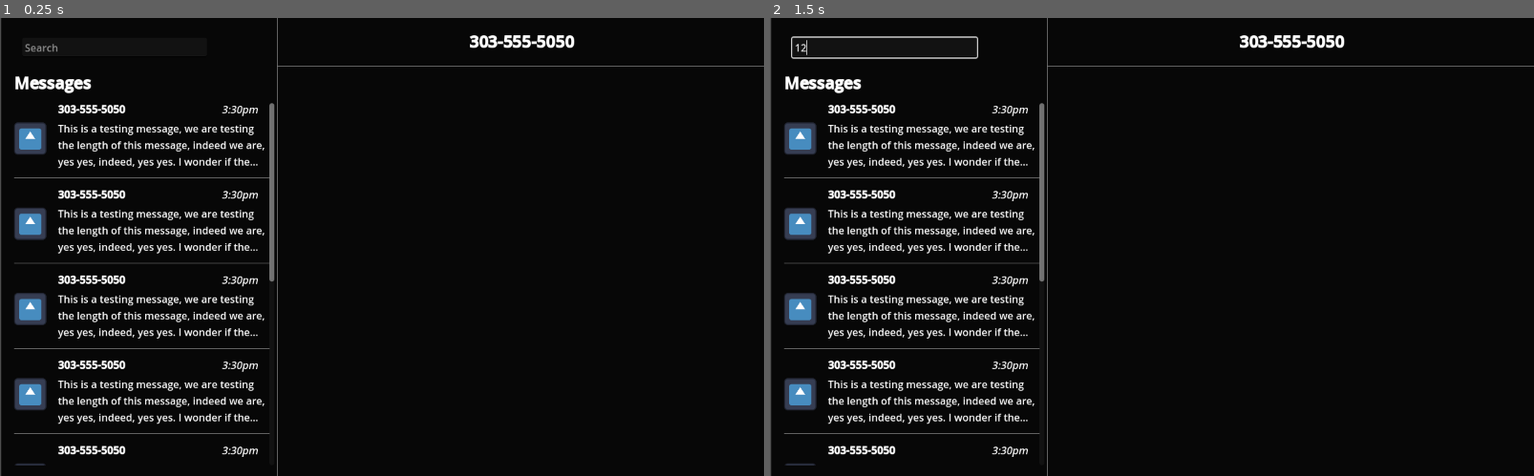
Above: before the commit, frames 1-2 (left to right).
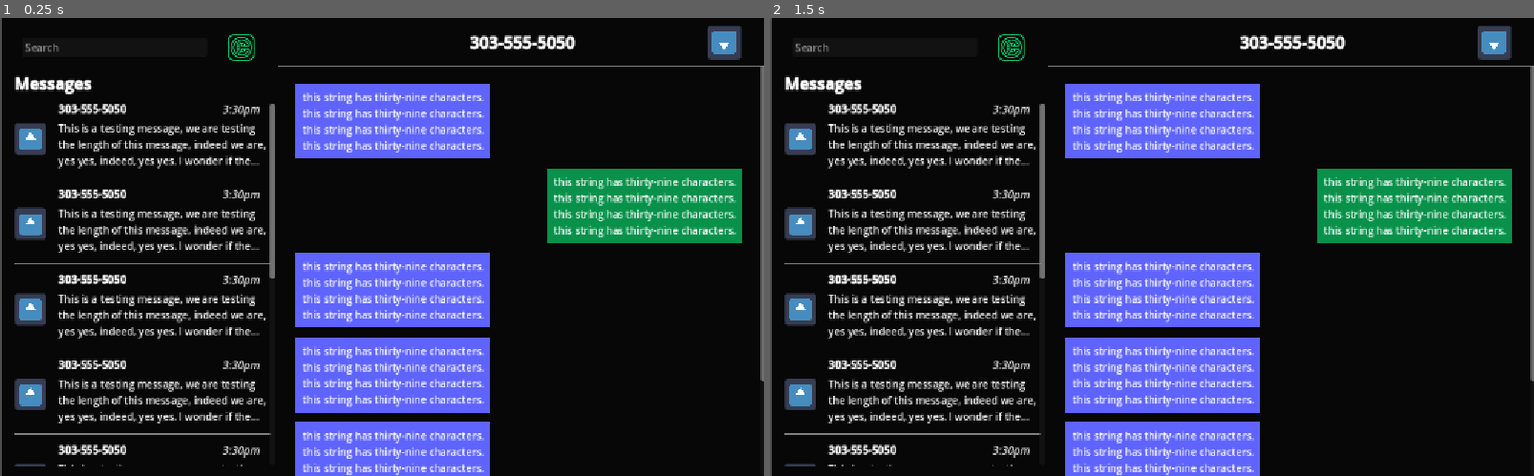
Above: after the commit, the same moments.

Repository: cyschneck/new-phone-who-dis
Game: Godot game, scene res://scenes/main.tscn
The game is run twice, just before and just after one commit, with the same random seed, the same clock (stepped at 60 frames per second) and the same inputs. The engine's default icon, where the game draws it, is replaced by a stand-in: a white triangle on a blue panel in a dark square.
Inputs (mouse positions are in pixels of both pictures, inside the frame that each line leads up to):
- Up to frame 1 (0.25 s): no input
- Up to frame 2 (1.5 s): click (884, 45) at 0.52 s; type "12" at 0.6 s; click (1014, 45) at 1.27 s

The runs differ from the first frame. In frame 1, 27% of the frame differs, in the area x 0-100%, y 0-100%; in frame 2, 27%.

Commit message:
setup texting field

Diff:
--- /dev/null
+++ b/new-phone-who-dis/data/base_messages.json
@@ -0,0 +1,20 @@
+{
+  "contact 1": {
+	"contact_name": "Honeylick",
+	"number": "303-123-4567",
+	"messages": {
+	  "base_message1": "this is a test from contact 1",
+	  "base_message2": "this is the second message2-1",
+	  "base_messsage3": "this is the third message3-1"
+	}
+  },
+  "contact 2": {
+	"contact_name": "Loudermilk",
+	"number": "303-891-0123",
+	"messages": {
+	  "base_message1": "this is a much longer test from another contact, specifically, from contact 2",
+	  "base_message2": "this is the second message2-2",
+	  "base_messsage3": "this is the third message3-2"
+	}
+  }
+}
--- a/new-phone-who-dis/project.godot
+++ b/new-phone-who-dis/project.godot
@@ -19,7 +19,8 @@
 
 window/size/viewport_width=1200
 window/size/viewport_height=720
-window/stretch/mode="viewport"
+window/stretch/mode="canvas_items"
+window/stretch/aspect="expand"
 
 [rendering]
 
--- /dev/null
+++ b/new-phone-who-dis/scenes/green_text.tscn
@@ -0,0 +1,13 @@
+[gd_scene load_steps=2 format=3 uid="uid://dnd2uyg2ruxms"]
+
+[ext_resource type="PackedScene" uid="uid://dfyv37tioa6mf" path="res://scenes/purple_text.tscn" id="1_6wxsr"]
+
+[node name="ContactText" instance=ExtResource("1_6wxsr")]
+size_flags_horizontal = 8
+horizontal_alignment = 2
+
+[node name="Purple" parent="MarginContainer" index="0"]
+visible = false
+
+[node name="Green" parent="MarginContainer" index="1"]
+visible = true
--- a/new-phone-who-dis/scenes/main.tscn
+++ b/new-phone-who-dis/scenes/main.tscn
@@ -1,6 +1,10 @@
-[gd_scene load_steps=3 format=3 uid="uid://d4fcn2e8yiomf"]
-
+[gd_scene load_steps=7 format=3 uid="uid://d4fcn2e8yiomf"]
+
+[ext_resource type="Texture2D" uid="uid://b4hrwgkmvlmdj" path="res://images/icons8-settings-50-0CCE6B.png" id="1_0wfyh"]
 [ext_resource type="PackedScene" uid="uid://cmb6w2h80yo6f" path="res://scenes/message_with_contact.tscn" id="1_ig7tw"]
+[ext_resource type="Texture2D" uid="uid://dlvsclu2wa70u" path="res://images/icon.svg" id="3_sugp2"]
+[ext_resource type="PackedScene" uid="uid://dfyv37tioa6mf" path="res://scenes/purple_text.tscn" id="4_tbgi4"]
+[ext_resource type="PackedScene" uid="uid://dnd2uyg2ruxms" path="res://scenes/green_text.tscn" id="5_tefeu"]
 
 [sub_resource type="ImageTexture" id="ImageTexture_ig7tw"]
 
@@ -21,16 +25,33 @@
 color = Color(0.0278246, 0.0278245, 0.0278245, 1)
 
 [node name="SearchBar" type="LineEdit" parent="BackgroundColor"]
-custom_minimum_size = Vector2(290, 31)
+custom_minimum_size = Vector2(0, 31)
 layout_mode = 0
 offset_left = 33.0
 offset_top = 31.0
-offset_right = 322.0
+offset_right = 323.0
 offset_bottom = 62.0
 placeholder_text = "Search"
 right_icon = SubResource("ImageTexture_ig7tw")
 
-[node name="MessagesLabel" type="RichTextLabel" parent="BackgroundColor"]
+[node name="SettingsButton" type="TextureButton" parent="BackgroundColor"]
+custom_minimum_size = Vector2(50, 50)
+layout_mode = 0
+offset_left = 351.0
+offset_top = 21.0
+offset_right = 401.0
+offset_bottom = 71.0
+texture_normal = ExtResource("1_0wfyh")
+
+[node name="ContactMessageLeft" type="Control" parent="BackgroundColor"]
+layout_mode = 1
+anchor_right = 0.36
+anchor_bottom = 1.0
+offset_right = -3.05176e-05
+grow_vertical = 2
+metadata/_edit_use_anchors_ = true
+
+[node name="MessagesLabel" type="RichTextLabel" parent="BackgroundColor/ContactMessageLeft"]
 layout_mode = 1
 offset_left = 20.0
 offset_top = 85.0
@@ -40,30 +61,7 @@
 bbcode_enabled = true
 text = "[b]Messages[/b]"
 
-[node name="HSeparator" type="HSeparator" parent="BackgroundColor"]
-layout_mode = 1
-anchors_preset = -1
-anchor_left = 0.361667
-anchor_top = 0.1
-anchor_right = 1.0
-anchor_bottom = 0.105556
-offset_bottom = 3.59445
-grow_horizontal = 2
-grow_vertical = 2
-metadata/_edit_use_anchors_ = true
-
-[node name="VSeparator" type="VSeparator" parent="BackgroundColor"]
-layout_mode = 1
-anchors_preset = 13
-anchor_left = 0.5
-anchor_right = 0.5
-anchor_bottom = 1.0
-offset_left = -169.0
-offset_right = -165.0
-grow_horizontal = 2
-grow_vertical = 2
-
-[node name="MessageScrollContainer" type="ScrollContainer" parent="BackgroundColor"]
+[node name="ContactMessageScrollContainer" type="ScrollContainer" parent="BackgroundColor/ContactMessageLeft"]
 custom_minimum_size = Vector2(330, 500)
 layout_mode = 0
 offset_left = 20.0
@@ -71,78 +69,211 @@
 offset_right = 429.0
 offset_bottom = 703.0
 
-[node name="Messages" type="VBoxContainer" parent="BackgroundColor/MessageScrollContainer"]
+[node name="Messages" type="VBoxContainer" parent="BackgroundColor/ContactMessageLeft/ContactMessageScrollContainer"]
 layout_mode = 2
 size_flags_horizontal = 3
 theme_override_constants/separation = 15
 
-[node name="MessageWithContact" parent="BackgroundColor/MessageScrollContainer/Messages" instance=ExtResource("1_ig7tw")]
-layout_mode = 2
-
-[node name="HSeparator" type="HSeparator" parent="BackgroundColor/MessageScrollContainer/Messages"]
-layout_mode = 2
-
-[node name="MessageWithContact2" parent="BackgroundColor/MessageScrollContainer/Messages" instance=ExtResource("1_ig7tw")]
-layout_mode = 2
-
-[node name="HSeparator2" type="HSeparator" parent="BackgroundColor/MessageScrollContainer/Messages"]
-layout_mode = 2
-
-[node name="MessageWithContact3" parent="BackgroundColor/MessageScrollContainer/Messages" instance=ExtResource("1_ig7tw")]
-layout_mode = 2
-
-[node name="HSeparator3" type="HSeparator" parent="BackgroundColor/MessageScrollContainer/Messages"]
-layout_mode = 2
-
-[node name="MessageWithContact4" parent="BackgroundColor/MessageScrollContainer/Messages" instance=ExtResource("1_ig7tw")]
-layout_mode = 2
-
-[node name="HSeparator4" type="HSeparator" parent="BackgroundColor/MessageScrollContainer/Messages"]
-layout_mode = 2
-
-[node name="MessageWithContact5" parent="BackgroundColor/MessageScrollContainer/Messages" instance=ExtResource("1_ig7tw")]
-layout_mode = 2
-
-[node name="HSeparator5" type="HSeparator" parent="BackgroundColor/MessageScrollContainer/Messages"]
-layout_mode = 2
-
-[node name="MessageWithContact6" parent="BackgroundColor/MessageScrollContainer/Messages" instance=ExtResource("1_ig7tw")]
-layout_mode = 2
-
-[node name="HSeparator6" type="HSeparator" parent="BackgroundColor/MessageScrollContainer/Messages"]
-layout_mode = 2
-
-[node name="MessageWithContact7" parent="BackgroundColor/MessageScrollContainer/Messages" instance=ExtResource("1_ig7tw")]
-layout_mode = 2
-
-[node name="HSeparator7" type="HSeparator" parent="BackgroundColor/MessageScrollContainer/Messages"]
-layout_mode = 2
-
-[node name="MessageWithContact8" parent="BackgroundColor/MessageScrollContainer/Messages" instance=ExtResource("1_ig7tw")]
-layout_mode = 2
-
-[node name="HSeparator8" type="HSeparator" parent="BackgroundColor/MessageScrollContainer/Messages"]
-layout_mode = 2
-
-[node name="MessageWithContact9" parent="BackgroundColor/MessageScrollContainer/Messages" instance=ExtResource("1_ig7tw")]
-layout_mode = 2
-
-[node name="Header" type="Control" parent="."]
-anchors_preset = 0
-offset_left = 435.0
-offset_top = 1.0
-offset_right = 1199.0
-offset_bottom = 74.0
-
-[node name="HeaderContact" type="RichTextLabel" parent="Header"]
-layout_mode = 1
-anchors_preset = 15
-anchor_right = 1.0
-anchor_bottom = 1.0
-grow_horizontal = 2
-grow_vertical = 2
+[node name="MessageWithContact" parent="BackgroundColor/ContactMessageLeft/ContactMessageScrollContainer/Messages" instance=ExtResource("1_ig7tw")]
+layout_mode = 2
+
+[node name="HSeparator" type="HSeparator" parent="BackgroundColor/ContactMessageLeft/ContactMessageScrollContainer/Messages"]
+layout_mode = 2
+
+[node name="MessageWithContact2" parent="BackgroundColor/ContactMessageLeft/ContactMessageScrollContainer/Messages" instance=ExtResource("1_ig7tw")]
+layout_mode = 2
+
+[node name="HSeparator2" type="HSeparator" parent="BackgroundColor/ContactMessageLeft/ContactMessageScrollContainer/Messages"]
+layout_mode = 2
+
+[node name="MessageWithContact3" parent="BackgroundColor/ContactMessageLeft/ContactMessageScrollContainer/Messages" instance=ExtResource("1_ig7tw")]
+layout_mode = 2
+
+[node name="HSeparator3" type="HSeparator" parent="BackgroundColor/ContactMessageLeft/ContactMessageScrollContainer/Messages"]
+layout_mode = 2
+
+[node name="MessageWithContact4" parent="BackgroundColor/ContactMessageLeft/ContactMessageScrollContainer/Messages" instance=ExtResource("1_ig7tw")]
+layout_mode = 2
+
+[node name="HSeparator4" type="HSeparator" parent="BackgroundColor/ContactMessageLeft/ContactMessageScrollContainer/Messages"]
+layout_mode = 2
+
+[node name="MessageWithContact5" parent="BackgroundColor/ContactMessageLeft/ContactMessageScrollContainer/Messages" instance=ExtResource("1_ig7tw")]
+layout_mode = 2
+
+[node name="HSeparator5" type="HSeparator" parent="BackgroundColor/ContactMessageLeft/ContactMessageScrollContainer/Messages"]
+layout_mode = 2
+
+[node name="MessageWithContact6" parent="BackgroundColor/ContactMessageLeft/ContactMessageScrollContainer/Messages" instance=ExtResource("1_ig7tw")]
+layout_mode = 2
+
+[node name="HSeparator6" type="HSeparator" parent="BackgroundColor/ContactMessageLeft/ContactMessageScrollContainer/Messages"]
+layout_mode = 2
+
+[node name="MessageWithContact7" parent="BackgroundColor/ContactMessageLeft/ContactMessageScrollContainer/Messages" instance=ExtResource("1_ig7tw")]
+layout_mode = 2
+
+[node name="HSeparator7" type="HSeparator" parent="BackgroundColor/ContactMessageLeft/ContactMessageScrollContainer/Messages"]
+layout_mode = 2
+
+[node name="MessageWithContact8" parent="BackgroundColor/ContactMessageLeft/ContactMessageScrollContainer/Messages" instance=ExtResource("1_ig7tw")]
+layout_mode = 2
+
+[node name="HSeparator8" type="HSeparator" parent="BackgroundColor/ContactMessageLeft/ContactMessageScrollContainer/Messages"]
+layout_mode = 2
+
+[node name="MessageWithContact9" parent="BackgroundColor/ContactMessageLeft/ContactMessageScrollContainer/Messages" instance=ExtResource("1_ig7tw")]
+layout_mode = 2
+
+[node name="HSeparator9" type="HSeparator" parent="BackgroundColor/ContactMessageLeft/ContactMessageScrollContainer/Messages"]
+layout_mode = 2
+
+[node name="MessageFieldRight" type="Control" parent="BackgroundColor"]
+layout_mode = 1
+anchor_left = 0.36
+anchor_right = 1.0
+anchor_bottom = 1.0
+offset_left = -3.05176e-05
+grow_horizontal = 0
+grow_vertical = 2
+metadata/_edit_use_anchors_ = true
+
+[node name="VSeparator" type="VSeparator" parent="BackgroundColor/MessageFieldRight"]
+layout_mode = 1
+anchors_preset = 9
+anchor_bottom = 1.0
+offset_right = 4.0
+grow_vertical = 2
+
+[node name="Header" type="Control" parent="BackgroundColor/MessageFieldRight"]
+layout_mode = 1
+anchor_left = 0.00530504
+anchor_right = 1.0
+anchor_bottom = 0.106944
+grow_horizontal = 2
+metadata/_edit_use_anchors_ = true
+
+[node name="RichTextLabel" type="RichTextLabel" parent="BackgroundColor/MessageFieldRight/Header"]
+layout_mode = 1
+anchors_preset = 10
+anchor_right = 1.0
+offset_bottom = 77.0
+grow_horizontal = 2
 theme_override_font_sizes/bold_font_size = 25
 bbcode_enabled = true
 text = "[b]303-555-5050[/b]"
 horizontal_alignment = 1
 vertical_alignment = 1
+
+[node name="HSeparator" type="HSeparator" parent="BackgroundColor/MessageFieldRight/Header"]
+layout_mode = 1
+anchors_preset = 12
+anchor_top = 1.0
+anchor_right = 1.0
+anchor_bottom = 1.0
+offset_top = -4.0
+grow_horizontal = 2
+grow_vertical = 0
+
+[node name="TextureButton" type="TextureButton" parent="BackgroundColor/MessageFieldRight/Header"]
+layout_mode = 1
+anchors_preset = -1
+anchor_left = 0.87826
+anchor_top = 0.142857
+anchor_right = 0.951566
+anchor_bottom = 0.857143
+grow_horizontal = 0
+grow_vertical = 2
+texture_normal = ExtResource("3_sugp2")
+ignore_texture_size = true
+stretch_mode = 4
+flip_v = true
+metadata/_edit_use_anchors_ = true
+
+[node name="Label" type="Label" parent="BackgroundColor/MessageFieldRight"]
+visible = false
+z_index = 1
+layout_mode = 1
+anchors_preset = 15
+anchor_right = 1.0
+anchor_bottom = 1.0
+offset_left = 299.0
+offset_top = 501.0
+offset_right = -336.0
+offset_bottom = -196.0
+grow_horizontal = 2
+grow_vertical = 2
+text = "Textbox testing 2"
+horizontal_alignment = 1
+vertical_alignment = 1
+
+[node name="MarginContainer" type="MarginContainer" parent="BackgroundColor/MessageFieldRight/Label"]
+show_behind_parent = true
+layout_mode = 1
+anchors_preset = 15
+anchor_right = 1.0
+anchor_bottom = 1.0
+grow_horizontal = 2
+grow_vertical = 2
+theme_override_constants/margin_left = -10
+theme_override_constants/margin_top = -10
+theme_override_constants/margin_right = -10
+theme_override_constants/margin_bottom = -10
+
+[node name="ColorRect" type="ColorRect" parent="BackgroundColor/MessageFieldRight/Label/MarginContainer"]
+show_behind_parent = true
+layout_mode = 2
+color = Color(0.372549, 0.392157, 1, 1)
+
+[node name="TextField" type="Control" parent="BackgroundColor/MessageFieldRight"]
+layout_mode = 1
+anchors_preset = 12
+anchor_top = 1.0
+anchor_right = 1.0
+anchor_bottom = 1.0
+offset_top = -646.0
+grow_horizontal = 2
+grow_vertical = 0
+
+[node name="ScrollContainer" type="ScrollContainer" parent="BackgroundColor/MessageFieldRight/TextField"]
+clip_contents = false
+layout_mode = 1
+anchors_preset = 15
+anchor_right = 1.0
+anchor_bottom = 1.0
+grow_horizontal = 2
+grow_vertical = 2
+horizontal_scroll_mode = 0
+
+[node name="MarginContainer" type="MarginContainer" parent="BackgroundColor/MessageFieldRight/TextField/ScrollContainer"]
+layout_mode = 2
+size_flags_horizontal = 3
+theme_override_constants/margin_left = 40
+theme_override_constants/margin_top = 40
+theme_override_constants/margin_right = 40
+theme_override_constants/margin_bottom = 40
+
+[node name="VBoxContainer" type="VBoxContainer" parent="BackgroundColor/MessageFieldRight/TextField/ScrollContainer/MarginContainer"]
+layout_mode = 2
+size_flags_horizontal = 3
+size_flags_vertical = 3
+theme_override_constants/separation = 35
+metadata/_edit_use_anchors_ = true
+
+[node name="SenderText" parent="BackgroundColor/MessageFieldRight/TextField/ScrollContainer/MarginContainer/VBoxContainer" instance=ExtResource("4_tbgi4")]
+layout_mode = 2
+
+[node name="ContactText" parent="BackgroundColor/MessageFieldRight/TextField/ScrollContainer/MarginContainer/VBoxContainer" instance=ExtResource("5_tefeu")]
+layout_mode = 2
+
+[node name="SenderText2" parent="BackgroundColor/MessageFieldRight/TextField/ScrollContainer/MarginContainer/VBoxContainer" instance=ExtResource("4_tbgi4")]
+layout_mode = 2
+
+[node name="SenderText4" parent="BackgroundColor/MessageFieldRight/TextField/ScrollContainer/MarginContainer/VBoxContainer" instance=ExtResource("4_tbgi4")]
+layout_mode = 2
+
+[node name="SenderText5" parent="BackgroundColor/MessageFieldRight/TextField/ScrollContainer/MarginContainer/VBoxContainer" instance=ExtResource("4_tbgi4")]
+layout_mode = 2
+
+[node name="SenderText6" parent="BackgroundColor/MessageFieldRight/TextField/ScrollContainer/MarginContainer/VBoxContainer" instance=ExtResource("4_tbgi4")]
+layout_mode = 2
--- a/new-phone-who-dis/scenes/message_with_contact.tscn
+++ b/new-phone-who-dis/scenes/message_with_contact.tscn
@@ -1,6 +1,8 @@
-[gd_scene load_steps=2 format=3 uid="uid://cmb6w2h80yo6f"]
+[gd_scene load_steps=3 format=3 uid="uid://cmb6w2h80yo6f"]
 
 [ext_resource type="Texture2D" uid="uid://dlvsclu2wa70u" path="res://images/icon.svg" id="1_7au3x"]
+
+[sub_resource type="StyleBoxEmpty" id="StyleBoxEmpty_bffxa"]
 
 [node name="MessageWithContact" type="Control"]
 custom_minimum_size = Vector2(330, 100)
@@ -68,3 +70,13 @@
 autowrap_mode = 3
 clip_text = true
 text_overrun_behavior = 3
+
+[node name="Button" type="Button" parent="."]
+layout_mode = 1
+anchors_preset = 15
+anchor_right = 1.0
+anchor_bottom = 1.0
+grow_horizontal = 2
+grow_vertical = 2
+theme_override_styles/focus = SubResource("StyleBoxEmpty_bffxa")
+flat = true
--- /dev/null
+++ b/new-phone-who-dis/scenes/purple_text.tscn
@@ -0,0 +1,32 @@
+[gd_scene format=3 uid="uid://dfyv37tioa6mf"]
+
+[node name="SenderText" type="Label"]
+size_flags_horizontal = 0
+text = "this string has thirty-nine characters.
+this string has thirty-nine characters.
+this string has thirty-nine characters.
+this string has thirty-nine characters."
+
+[node name="MarginContainer" type="MarginContainer" parent="."]
+show_behind_parent = true
+layout_mode = 1
+anchors_preset = 15
+anchor_right = 1.0
+anchor_bottom = 1.0
+grow_horizontal = 2
+grow_vertical = 2
+theme_override_constants/margin_left = -10
+theme_override_constants/margin_top = -10
+theme_override_constants/margin_right = -10
+theme_override_constants/margin_bottom = -10
+
+[node name="Purple" type="ColorRect" parent="MarginContainer"]
+show_behind_parent = true
+layout_mode = 2
+color = Color(0.372549, 0.392157, 1, 1)
+
+[node name="Green" type="ColorRect" parent="MarginContainer"]
+visible = false
+show_behind_parent = true
+layout_mode = 2
+color = Color(0.0313726, 0.568627, 0.290196, 1)
Binary file added: new-phone-who-dis/images/icons8-settings-50-0CCE6B.png
Not shown, added: new-phone-who-dis/images/icons8-settings-50-0CCE6B.png.import
